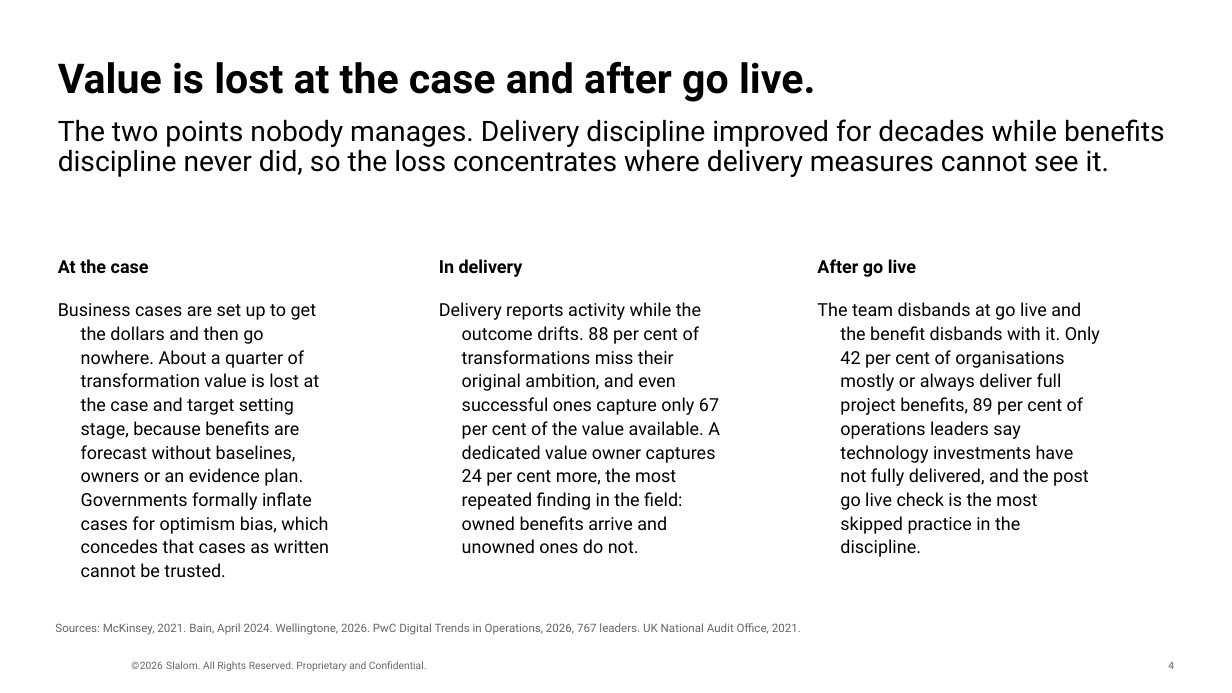
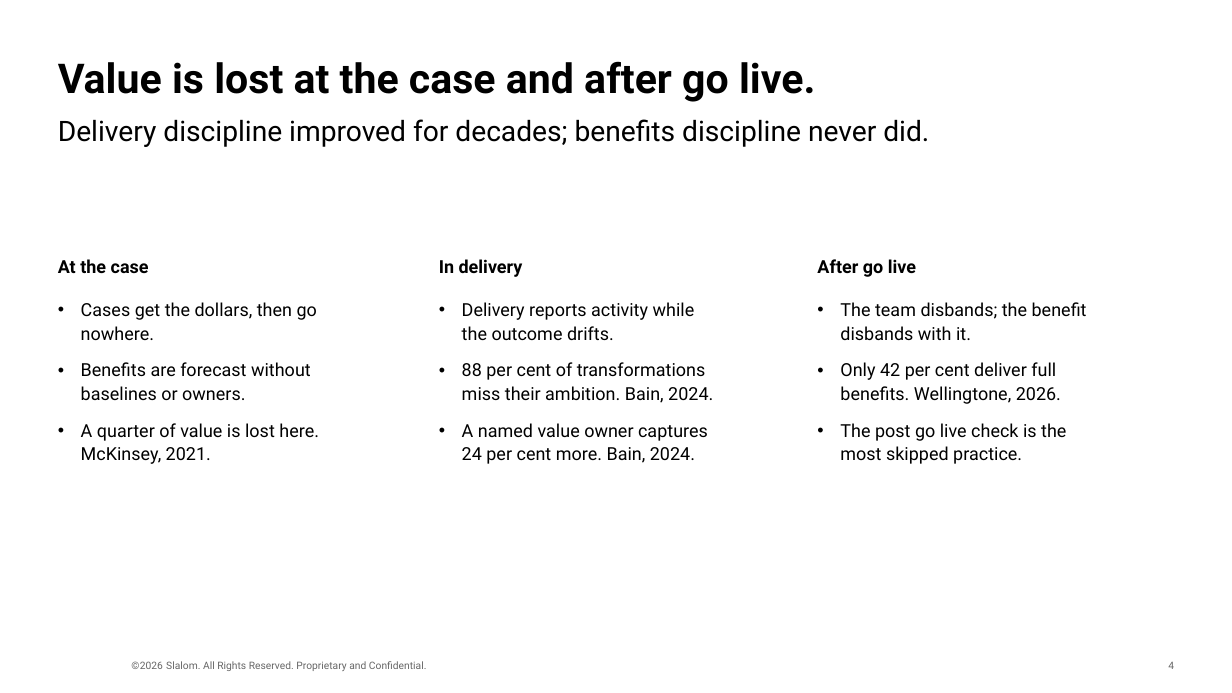
Before and after one commit to leewainescott-debug/anthropic-claude-code, a slide deck: slide 4 of value-practice-gtm/Value_Realisation_Internal_Deck.pptx. Drawn at 1232x693 pixels with LibreOffice and Linux fonts; fonts in the diff are those of the drawing; background and template pictures are left out. Boxes give left, top, right and bottom in pixels: in the first picture for what was removed or moved away, otherwise in the second. Text is boxed around its words. In the diff, an @@ line names an element or a change of style, - is before the commit and + after.

```diff
--- a/value-practice-gtm/Value_Realisation_Internal_Deck.pptx
+++ b/value-practice-gtm/Value_Realisation_Internal_Deck.pptx
@@ text at [58, 119, 929, 147]: text changed @@
-The two points nobody manages. Delivery discipline improved for decades while benefits discipline never did, so the loss concentrates where delivery measures cannot see it.
+Delivery discipline improved for decades; benefits discipline never did.
@@ text at [81, 302, 319, 464]: text changed @@
-Business cases are set up to get the dollars and then go nowhere. About a quarter of transformation value is lost at the case and target setting stage, because benefits are forecast without baselines, owners or an evidence plan. Governments formally inflate cases for optimism bias, which concedes that cases as written cannot be trusted.
+• Cases get the dollars, then go nowhere.
+• Benefits are forecast without baselines or owners.
+• A quarter of value is lost here. McKinsey, 2021.
@@ text at [462, 302, 713, 464]: text changed @@
-Delivery reports activity while the outcome drifts. 88 per cent of transformations miss their original ambition, and even successful ones capture only 67 per cent of the value available. A dedicated value owner captures 24 per cent more, the most repeated finding in the field: owned benefits arrive and unowned ones do not.
+• Delivery reports activity while the outcome drifts.
+• 88 per cent of transformations miss their ambition. Bain, 2024.
+• A named value owner captures 24 per cent more. Bain, 2024.
@@ text at [840, 302, 1087, 464]: text changed @@
-The team disbands at go live and the benefit disbands with it. Only 42 per cent of organisations mostly or always deliver full project benefits, 89 per cent of operations leaders say technology investments have not fully delivered, and the post go live check is the most skipped practice in the discipline.
+• The team disbands; the benefit disbands with it.
+• Only 42 per cent deliver full benefits. Wellingtone, 2026.
+• The post go live check is the most skipped practice.
@@ text removed at [55, 623, 801, 635] @@
-Sources: McKinsey, 2021. Bain, April 2024. Wellingtone, 2026. PwC Digital Trends in Operations, 2026, 767 leaders. UK National Audit Office, 2021.
```
Also in this commit, not shown: 9 other slides changed.
